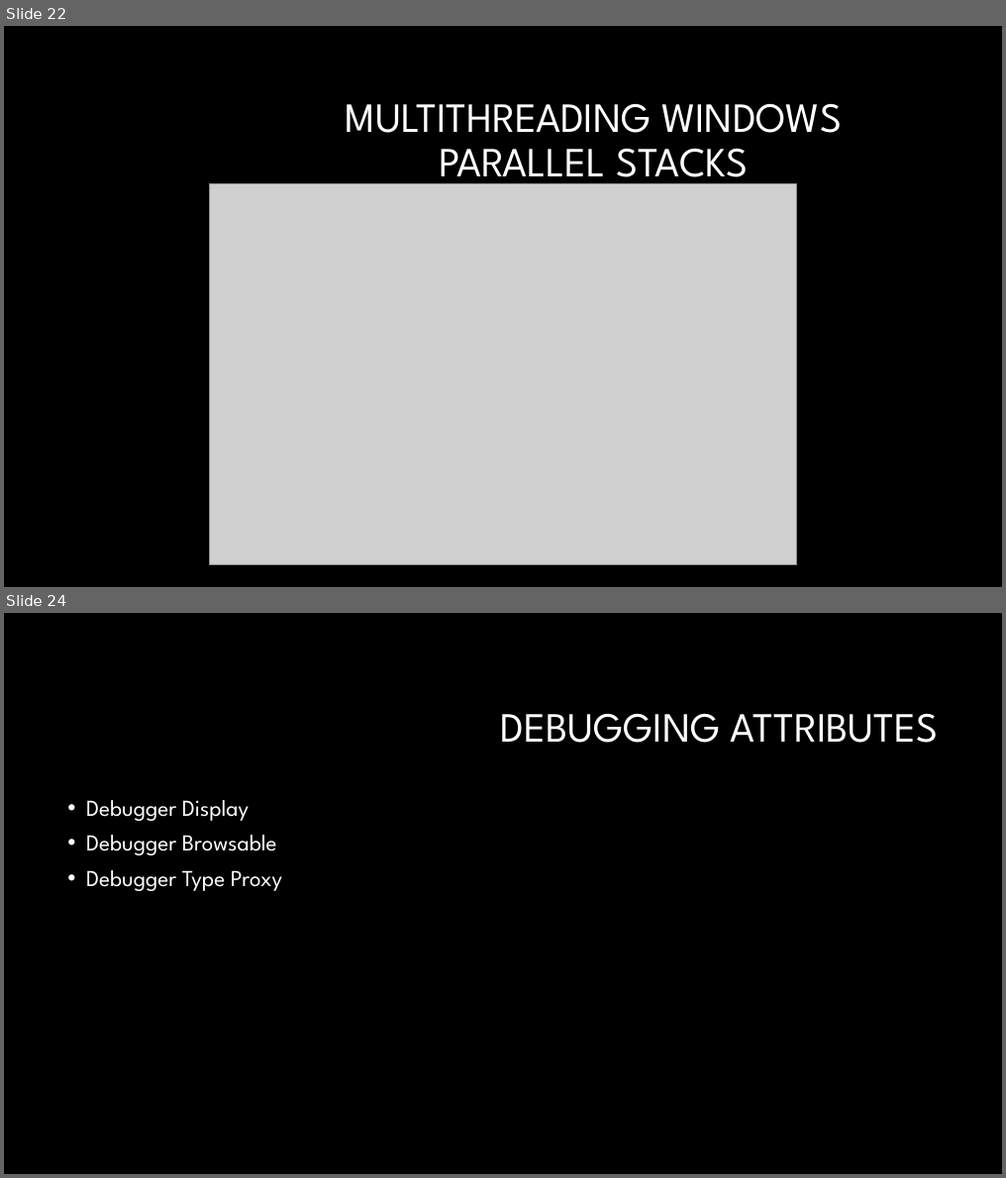
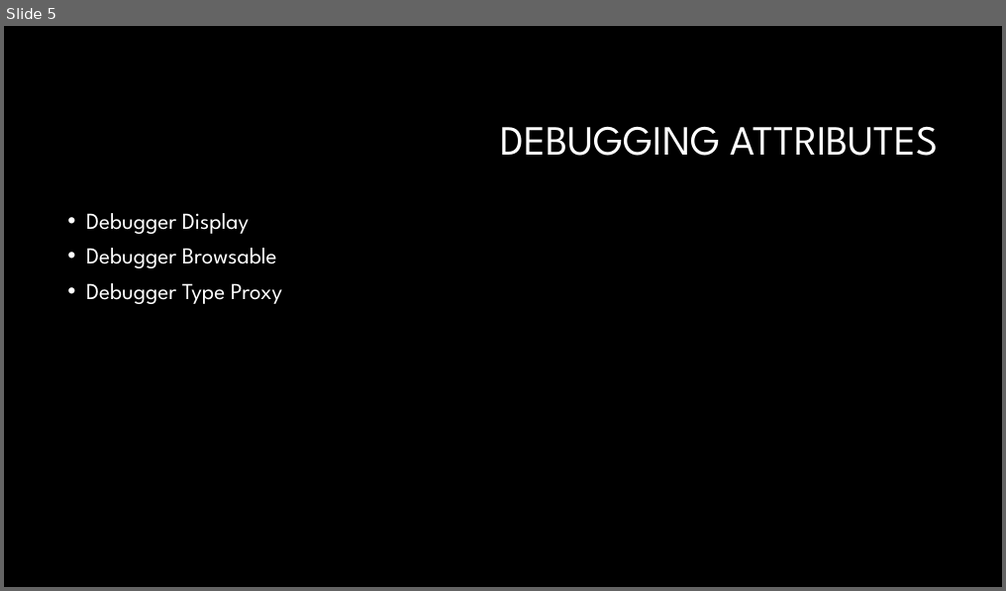
Before and after one commit to GBPhilip/Debugging, a slide deck: Debugging1.pptx. Shown one above the other, each under a label of ours: slides 22 and 24 before the commit, slide 5 after it; the slides between them are not shown. The pictures are 1006x1178 and 1006x591 pixels, drawn with LibreOffice and Linux fonts; fonts in the diff are those of the drawing; grey boxes stand for pictures; background and template pictures are left out. Boxes give left, top, right and bottom in pixels: in the first picture for what was removed or moved away, otherwise in the second. Text is boxed around its words. In the diff, an @@ line names an element or a change of style, - is before the commit and + after.

```diff
--- a/Debugging1.pptx
+++ b/Debugging1.pptx
@@ slide 22 removed at (4,26,1002,587), background #000000 @@
@@ title removed at (346,103,842,190) @@
-MULTITHREADING WINDOWS
-PARALLEL STACKS
@@ picture removed at (209,184,796,565) @@
@@ what was slide 24 is now slide 5 @@
```
Also in this commit, not shown: 10 slides changed, 47 other slides removed, 5 other files.
